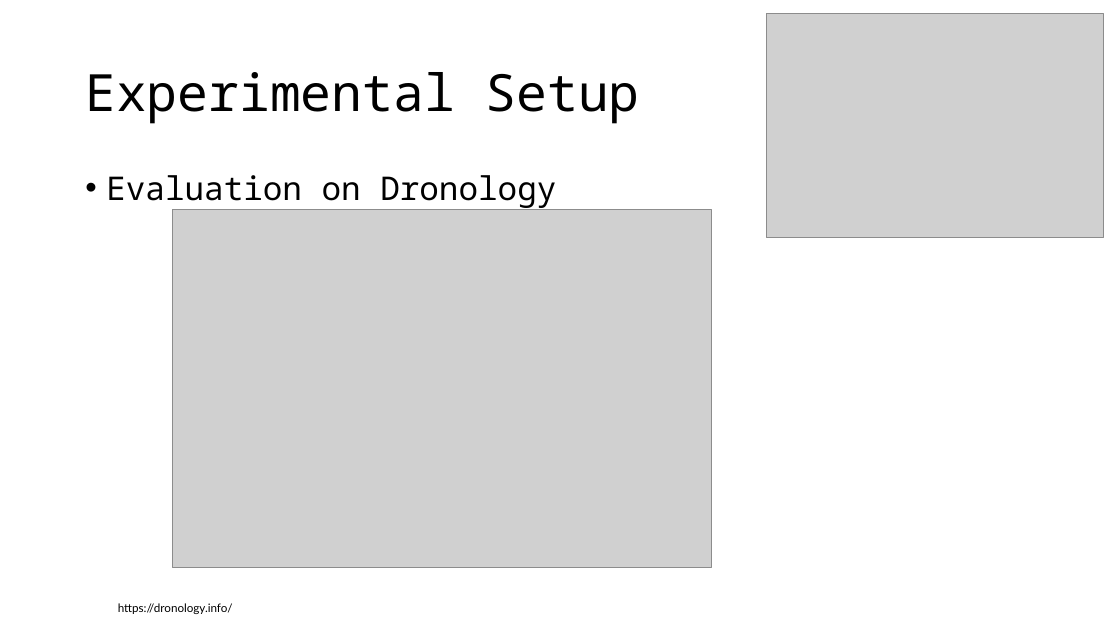
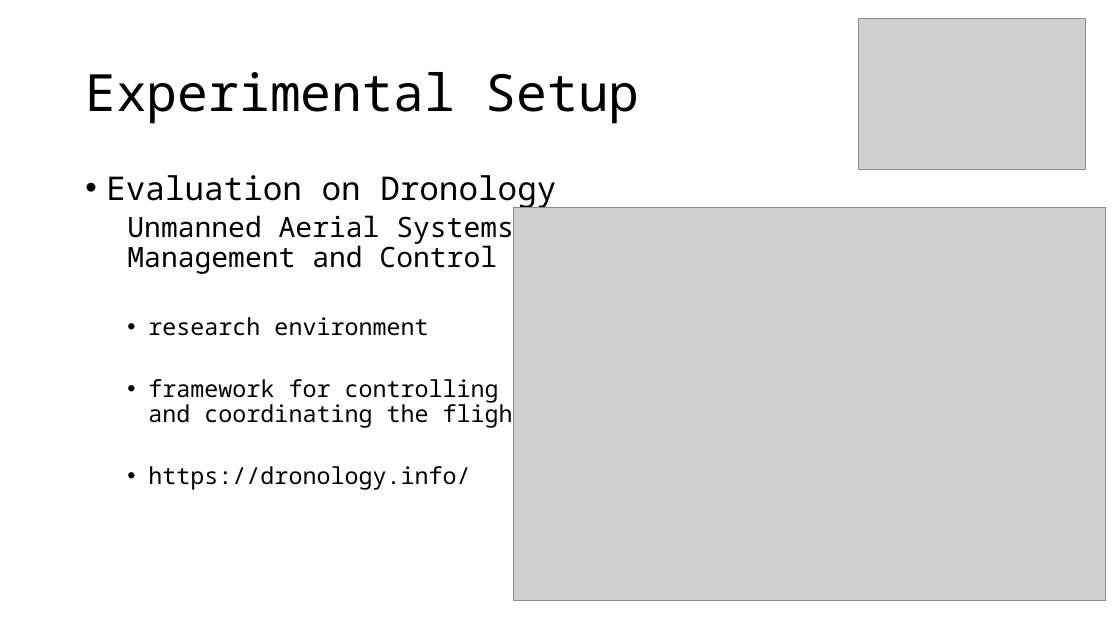
Before and after one commit to as-cal8/RBST-prompt-engineering, a slide deck: slide 6 of presentation/RBST_prompt-eng.pptx. Drawn at 1120x630 pixels with LibreOffice and Linux fonts; fonts in the diff are those of the drawing; grey boxes stand for pictures. Boxes give left, top, right and bottom in pixels: in the first picture for what was removed or moved away, otherwise in the second. Text is boxed around its words. In the diff, an @@ line names an element or a change of style, - is before the commit and + after.

```diff
--- a/presentation/RBST_prompt-eng.pptx
+++ b/presentation/RBST_prompt-eng.pptx
@@ picture: place and size @@
-picture at (767, 13, 1104, 238)
+picture at (859, 18, 1086, 170)
@@ picture: place and size @@
-picture at (172, 210, 712, 568)
+picture at (513, 208, 1106, 600)
@@ text at (127, 210, 527, 490): paragraphs added @@
+  Unmanned Aerial Systems
+  Management and Control
+  • research environment
+  • framework for controlling
+    and coordinating the flight
+  • https://dronology.info/
@@ text removed at (118, 603, 233, 614) @@
-https://dronology.info/
```
Also in this commit, not shown: 2 other slides changed, 1 slide added, 1 other file.
